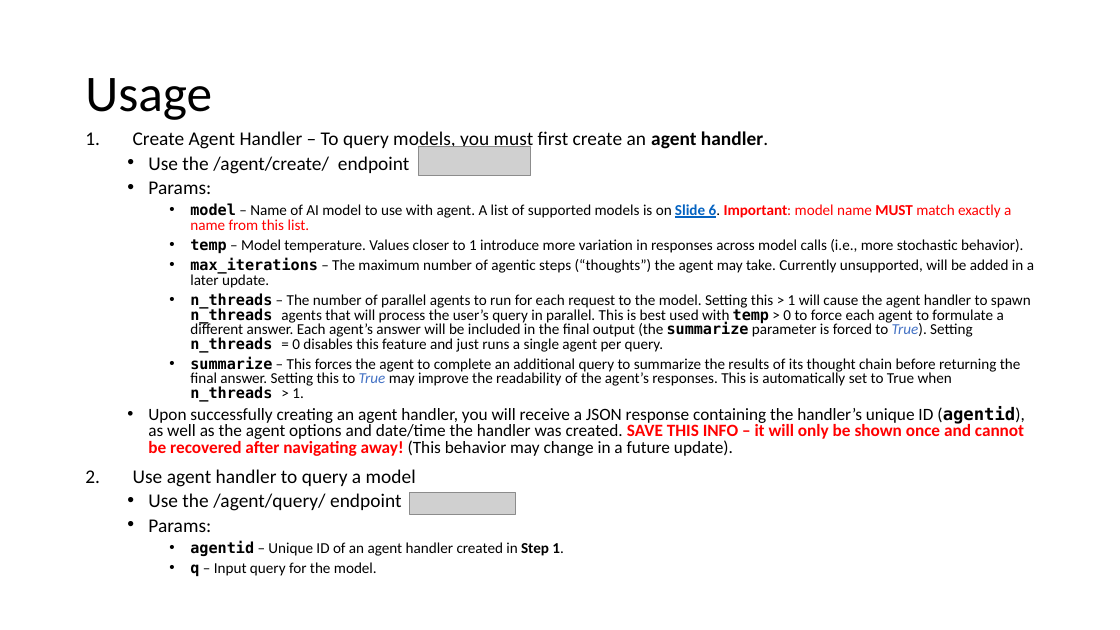
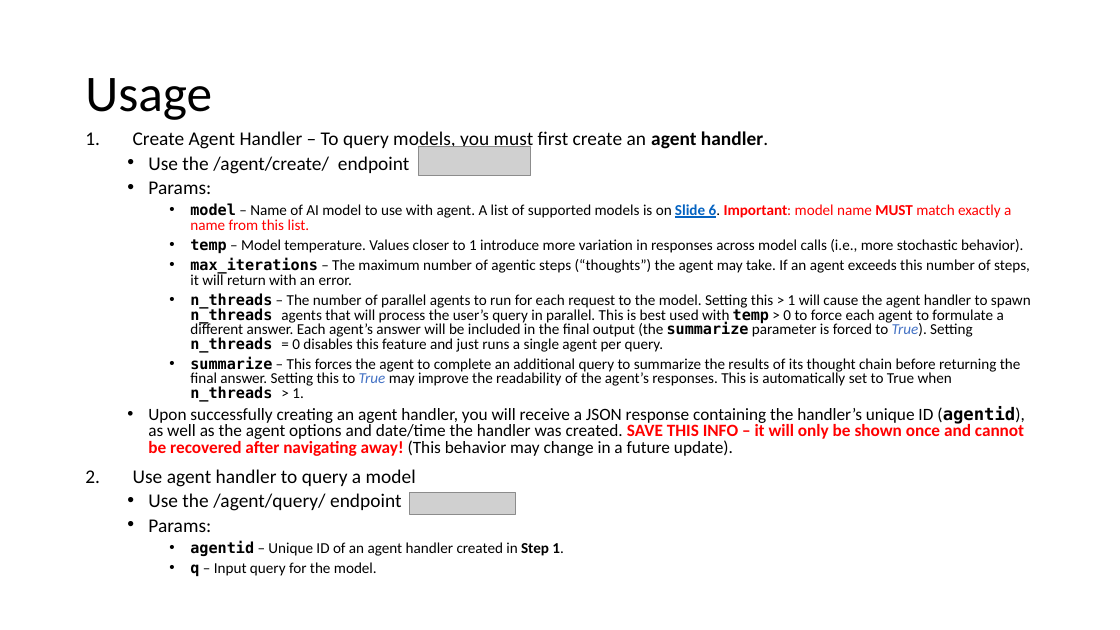
Before and after one commit to NIEHS/ToxPipe, a slide deck: slide 5 of ToxPipe API Guide.pptx. Drawn at 1120x630 pixels with LibreOffice and Linux fonts; fonts in the diff are those of the drawing; grey boxes stand for pictures. Boxes give left, top, right and bottom in pixels: in the first picture for what was removed or moved away, otherwise in the second. Text is boxed around its words. In the diff, an @@ line names an element or a change of style, - is before the commit and + after.

Commit message:
Adds support for max_iterations timeout

```diff
--- a/ToxPipe API Guide.pptx
+++ b/ToxPipe API Guide.pptx
@@ text at <box>190,258,1030,285</box>: text changed @@
-    • max_iterations – The maximum number of agentic steps (“thoughts”) the agent may take. Currently unsupported, will be added in a later update.
+    • max_iterations – The maximum number of agentic steps (“thoughts”) the agent may take. If an agent exceeds this number of steps, it will return with an error.
```
Also in this commit, not shown: 2 other files.
